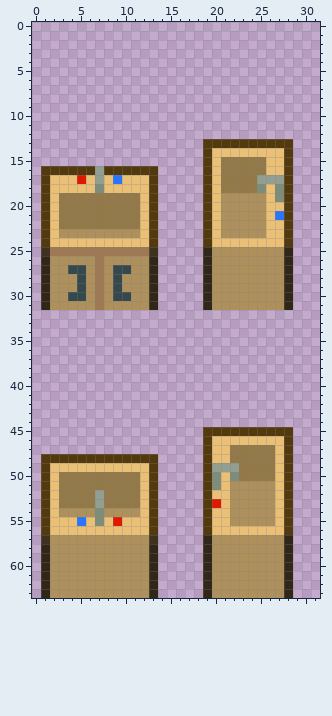
Edited in one commit: pixel-art file (Assets/Pixelart/Bathroom/sink.aseprite). The first picture shows the starting point.
32x64 pixels, 1 frame.
Now the later version:
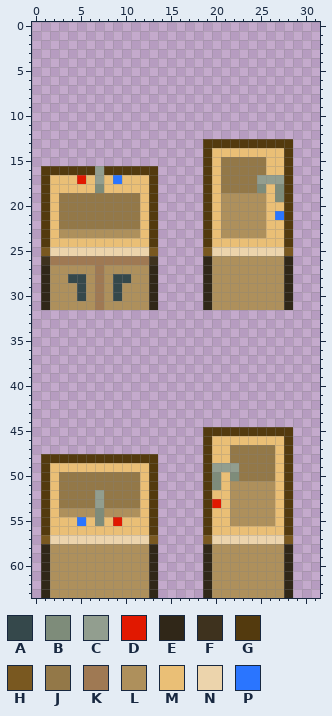
Palette (. is transparent): A #35484b  B #7e8c7a  C #929e8f  D #e11800  E #302718  F #3e321e  G #533a0e  H #795820  J #937848  K #9f7953  L #ae905c  M #eabf76  N #ecd4ac  P #2a75ff
The exact change:
The edit turns colour L into colour A in row 28 at x 4 and 10.
The edit turns colour E into colour F in row 26 at x 1 and 13.
The edit turns colour E into colour H in row 25 at x 19 and 28; in row 57 at x 19 and 28.
The edit turns colour F into colour H in row 25 at x 1 and 13; in row 57 at x 1 and 13.
The edit turns colour L into colour K in row 26 at x 2 to 6 and 8 to 12.
The edit turns colour A into colour L in row 27 at x 4 to 5 and 9 to 10; in row 30 at x 4 and 10.
The edit turns colour K into colour N in row 25 at x 2 to 12.
The edit turns colour L into colour N in row 25 at x 20 to 27; in row 57 at x 2 to 12 and 20 to 27.
